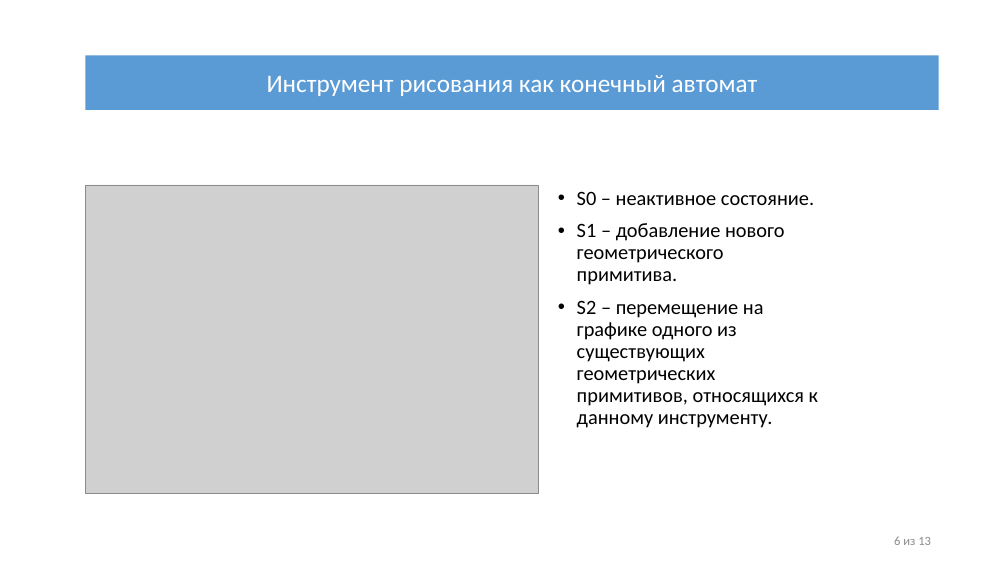
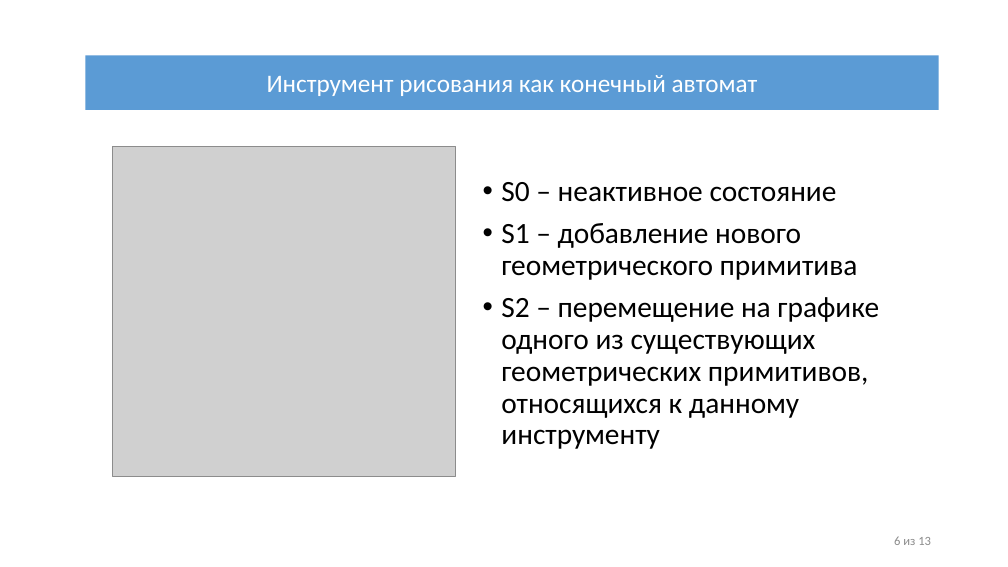
Before and after one commit to IliiaDenisov/masters-thesis, a slide deck: slide 7 of src/Презентация диплома.pptx. Drawn at 1008x567 pixels with LibreOffice and Linux fonts; fonts in the diff are those of the drawing; grey boxes stand for pictures. Boxes give left, top, right and bottom in pixels: in the first picture for what was removed or moved away, otherwise in the second. Text is boxed around its words. In the diff, an @@ line names an element or a change of style, - is before the commit and + after.

```diff
--- a/src/Презентация диплома.pptx
+++ b/src/Презентация диплома.pptx
@@ picture: place and size @@
-picture at <box>85,185,538,493</box>
+picture at <box>112,146,456,476</box>
@@ text at <box>501,182,879,449</box>: text changed; size 19.4 to 28 pt @@
-• S0 – неактивное состояние.
-• S1 – добавление нового геометрического примитива.
-• S2 – перемещение на графике одного из существующих геометрических примитивов, относящихся к данному инструменту.
+• S0 – неактивное состояние
+• S1 – добавление нового геометрического примитива
+• S2 – перемещение на графике одного из существующих геометрических примитивов, относящихся к данному инструменту
```
Also in this commit, not shown: 4 other slides changed, 3 slides added.
